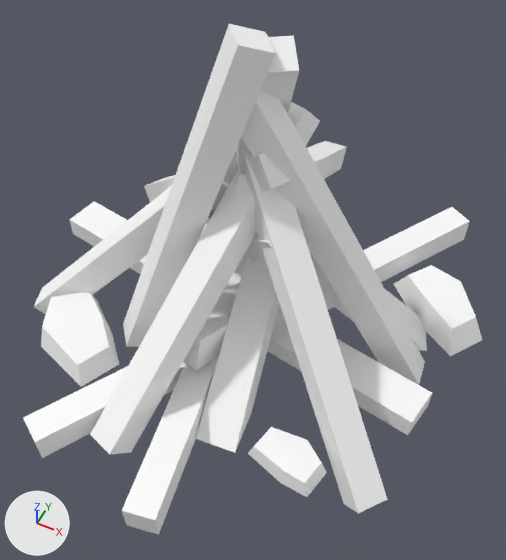
An edit to the glTF model assets/synty/simple_fantasy/models/SF_Prop_Firepit_03.glb, drawn before and after from the same camera.
Camera for both pictures: a 50 mm camera at (0.0228, -0.0456, 0.0606) aimed at (0.0026, -0.0052, 0.0101). Arrows for +X, +Y and +Z are at lower left; the lights stay in place.

Names of what the first picture shows: 'SF_Prop_Firepit_03'.
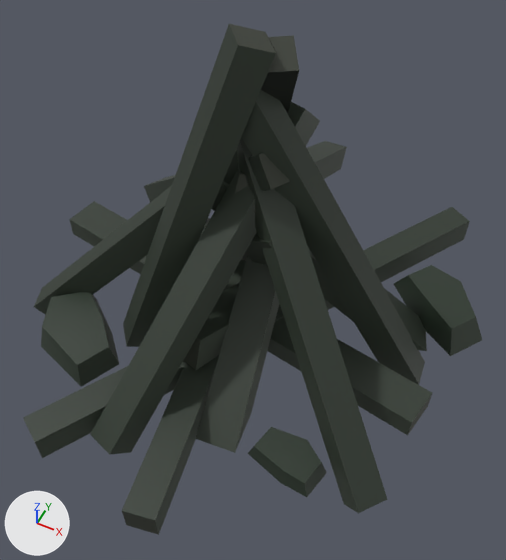
Where the change shows, as pixel boxes (x1, y1, x2, y2) in the pictures (506 x 560 px):
'SF_Prop_Firepit_03', surface changed (white to black)
    both: (23, 24, 482, 535)

The change, as a list of edits to the scene's bpy script:
```text
Add img_undead_footman_01:
    img_undead_footman_01 = load_image('Undead_Footman_01', '_unpacked/Undead_Footman_01', 512, 512, 'sRGB')
Change mat_lambert1:
    remove mat_lambert1.base_color = (1.0, 1.0, 1.0)  # white #ffffff
    add mat_lambert1.texture = img_undead_footman_01
```
